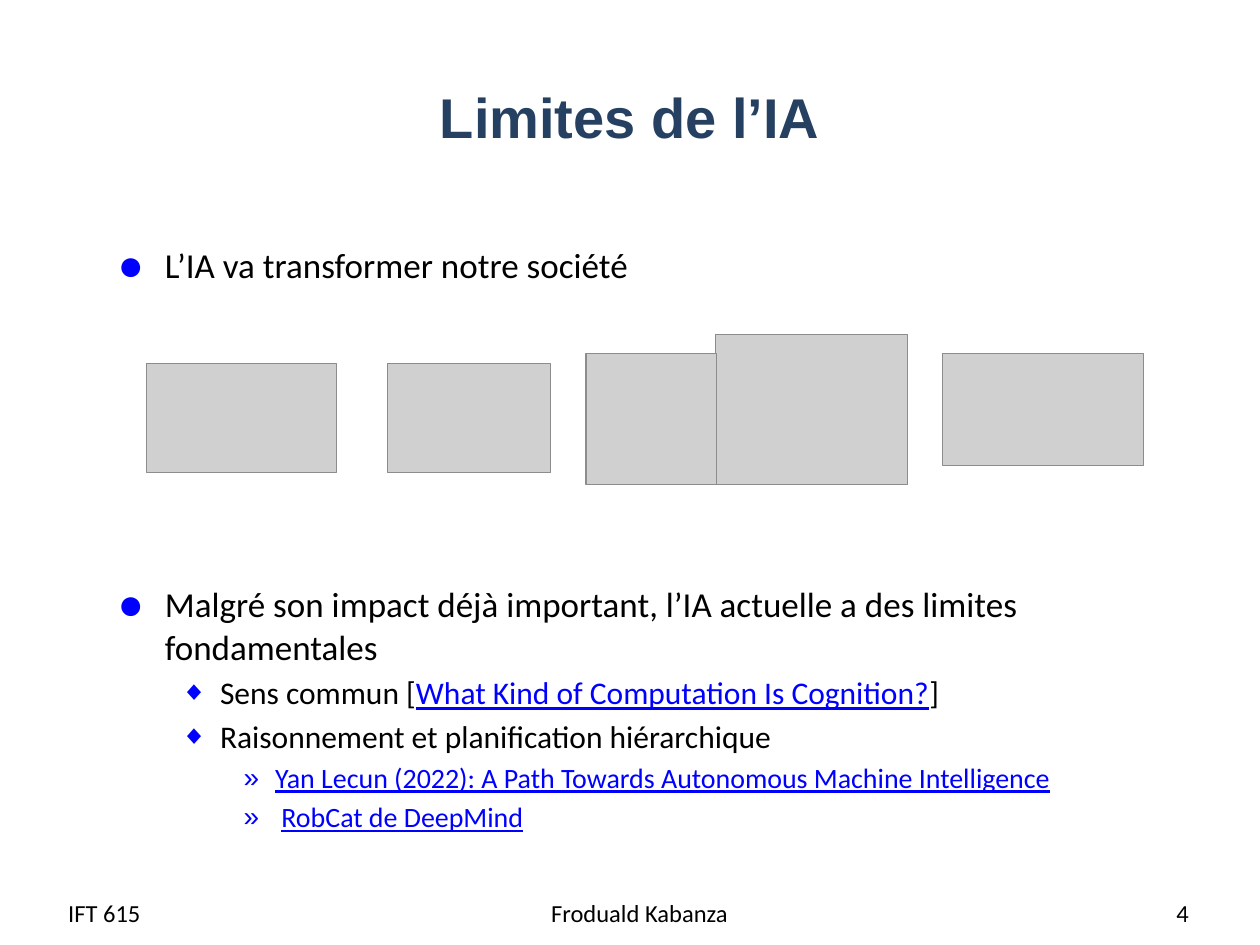
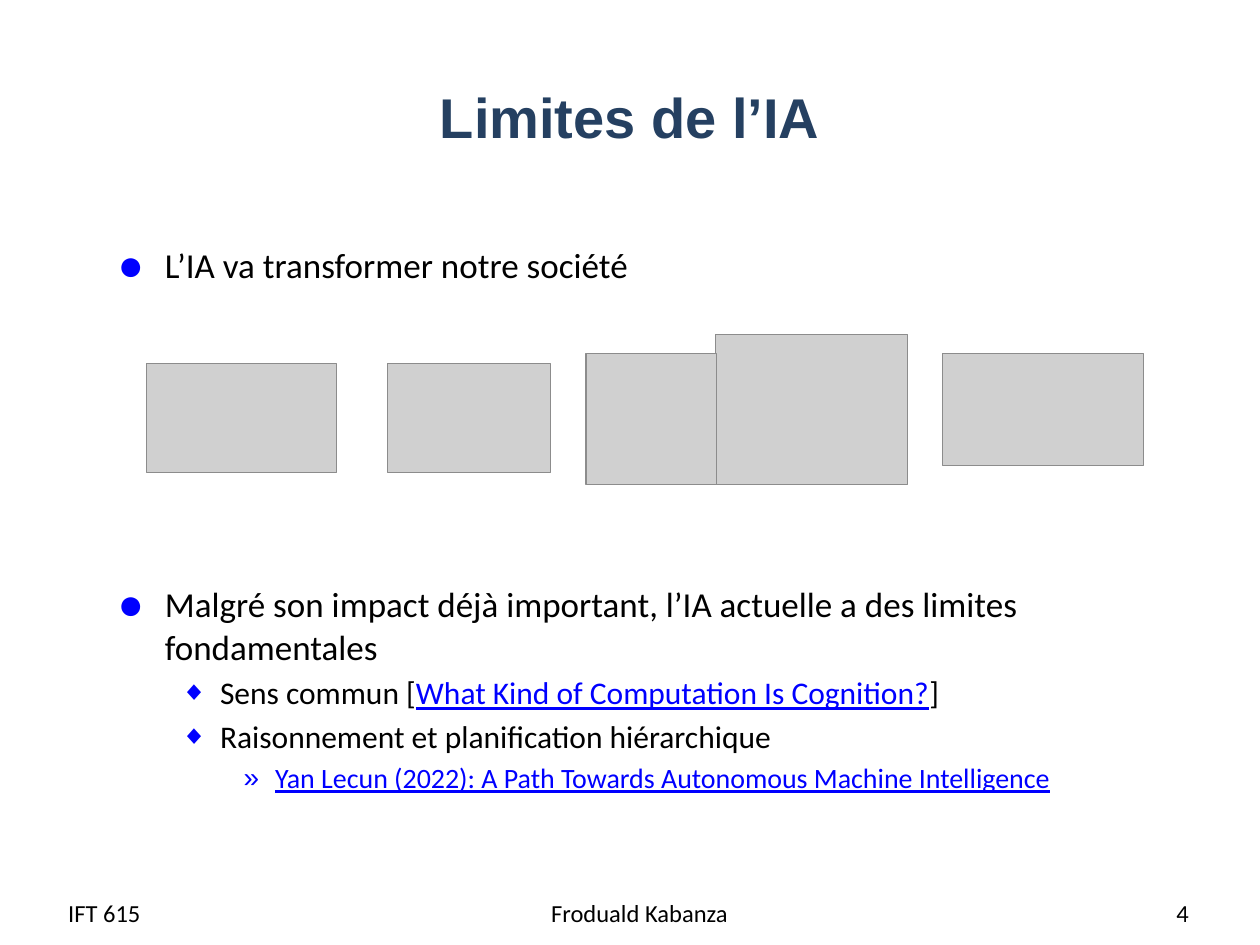
Before and after one commit to djeffkanda/djeffkanda.github.io, a slide deck: slide 4 of ift/assets/slides/ift615-21-IA responsable.pptx. Drawn at 1260x945 pixels with LibreOffice and Linux fonts; fonts in the diff are those of the drawing; grey boxes stand for pictures. Boxes give left, top, right and bottom in pixels: in the first picture for what was removed or moved away, otherwise in the second. Text is boxed around its words. In the diff, an @@ line names an element or a change of style, - is before the commit and + after.

```diff
--- a/ift/assets/slides/ift615-21-IA responsable.pptx
+++ b/ift/assets/slides/ift615-21-IA responsable.pptx
@@ text at (281, 807, 523, 832): paragraph removed @@
-    » RobCat de DeepMind
```
Also in this commit, not shown: 2 other slides changed, 4 other files.
